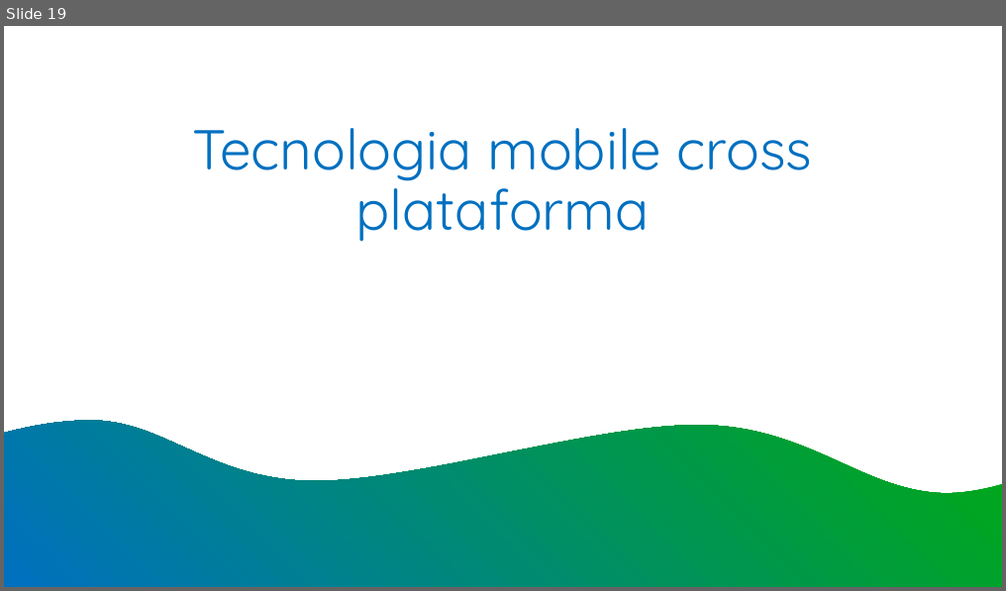
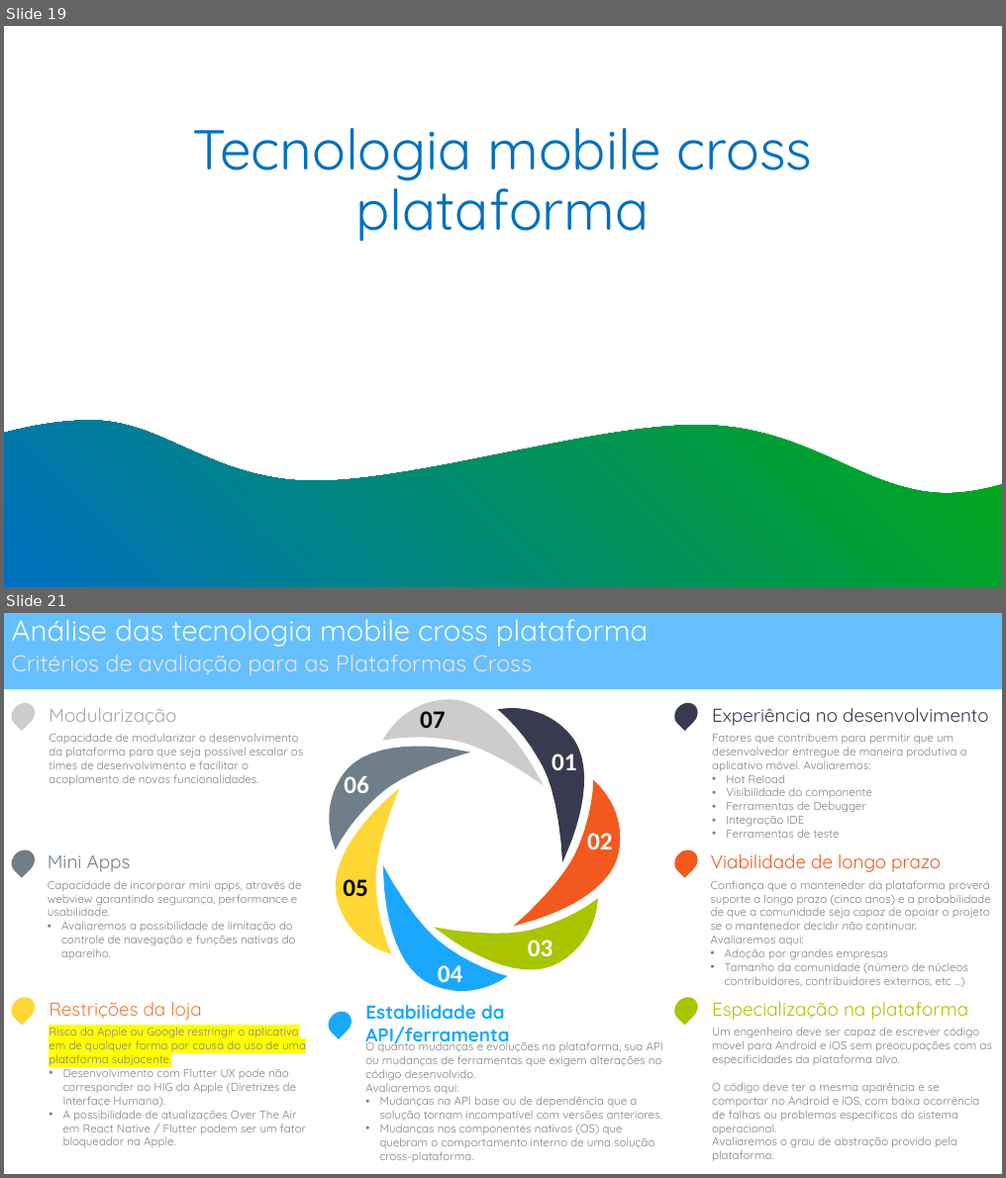
Before and after one commit to andrelcalves/reference_architectures, a slide deck: plataforma mobile/VR - SUPERAPP V1.0.pptx. Shown one above the other, each under a label of ours: slide 19 before the commit, slides 19 and 21 after it; the slides between them are not shown. The pictures are 1006x591 and 1006x1178 pixels, drawn with LibreOffice and Linux fonts; fonts in the diff are those of the drawing; background and template pictures are left out. Boxes give left, top, right and bottom in pixels: in the first picture for what was removed or moved away, otherwise in the second. Text is boxed around its words. In the diff, an @@ line names an element or a change of style, - is before the commit and + after.

Commit message:
arquitetura superapp mobile

```diff
--- a/plataforma mobile/VR - SUPERAPP V1.0.pptx
+++ b/plataforma mobile/VR - SUPERAPP V1.0.pptx
@@ slide 21 added at [4,613,1002,1174], background #FFFFFF at 50% opacity @@
@@ rectangle added at [4,613,1002,689], fill #66BFFF @@
@@ title added at [12,619,648,647], 28 pt, text #EFFFF1 @@
+Análise das tecnologia mobile cross plataforma
@@ subtitle added at [12,655,532,676], 22.2 pt, text #E7E6E6 @@
+Critérios de avaliação para as Plataformas Cross
@@ group added at [7,698,992,1162]: 14 texts, 7 teardrops, 7 freeform shapes @@
+Modularização
+Capacidade de modularizar o desenvolvimento da plataforma para que seja possível escalar os times de desenvolvimento e facilitar o acoplamento de novas funcionalidades.
+Mini Apps
+Capacidade de incorporar mini apps, através de webview garantindo segurança, performance e usabilidade.
+• Avaliaremos a possibilidade de limitação do controle de navegação e funções nativas do aparelho.
+Restrições da loja
+Risco da Apple ou Google restringir o aplicativo em de qualquer forma por causa do uso de uma plataforma subjacente.
+• Desenvolvimento com Flutter UX pode não corresponder ao HIG da Apple (Diretrizes de Interface Humana).
+• A possibilidade de atualizações Over The Air em React Native / Flutter podem ser um fator bloqueador na Apple.
+Estabilidade da API/ferramenta
+O quanto mudanças e evoluções na plataforma, sua API ou mudanças de ferramentas que exigem alterações no código desenvolvido.
+Avaliaremos aqui:
+• Mudanças na API base ou de dependência que a solução tornam incompatível com versões anteriores.
+• Mudanças nos componentes nativos (OS) que quebram o comportamento interno de uma solução cross-plataforma.
+Experiência no desenvolvimento
+Fatores que contribuem para permitir que um desenvolvedor entregue de maneira produtiva o aplicativo móvel. Avaliaremos:
+• Hot Reload
+• Visibilidade do componente
+• Ferramentas de Debugger
+• Integração IDE
+• Ferramentas de teste
+Viabilidade de longo prazo
+Confiança que o mantenedor da plataforma proverá suporte a longo prazo (cinco anos) e a probabilidade de que a comunidade seja capaz de apoiar o projeto se o mantenedor decidir não continuar.
+Avaliaremos aqui:
+• Adoção por grandes empresas
+• Tamanho da comunidade (número de núcleos contribuidores, contribuidores externos, etc ...)
+Especialização na plataforma
+Um engenheiro deve ser capaz de escrever código móvel para Android e iOS sem preocupações com as especificidades da plataforma alvo.
+O código deve ter a mesma aparência e se comportar no Android e iOS, com baixa ocorrência de falhas ou problemas específicos do sistema operacional.
+Avaliaremos o grau de abstração provido pela plataforma.
+05
+06
+07
+01
+02
+03
+04
```
Also in this commit, not shown: 41 slides changed, 10 other slides added, 2 slides removed, 1 other file.
